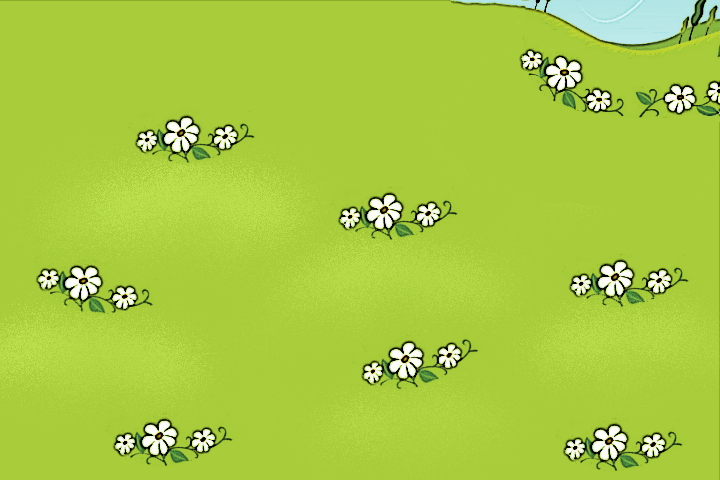
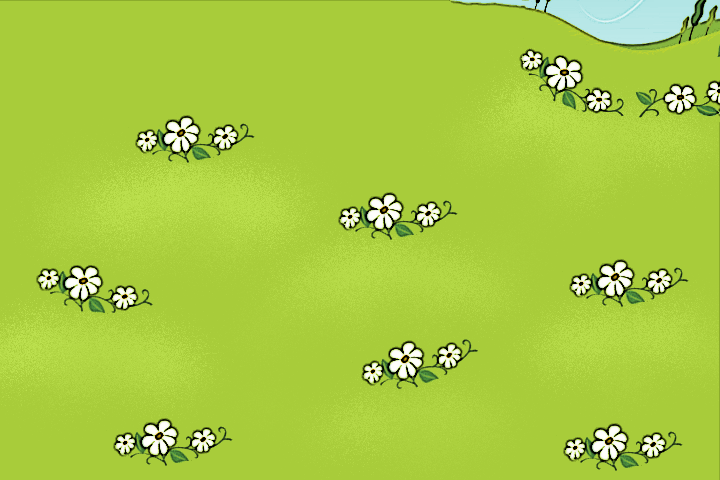
Before/after of a w=720, h=480 layered artwork. What changed in the layer stack:
moved "Nuovo livello" above "Nuovo livello#1", painted on it over [19, 3, 720, 472]
moved "Nuovo livello#1" above "Nuovo livello#2" over [19, 36, 720, 472]
renamed "Livello incollato" to "Nuovo livello#2", painted on it over [19, 3, 720, 472]
